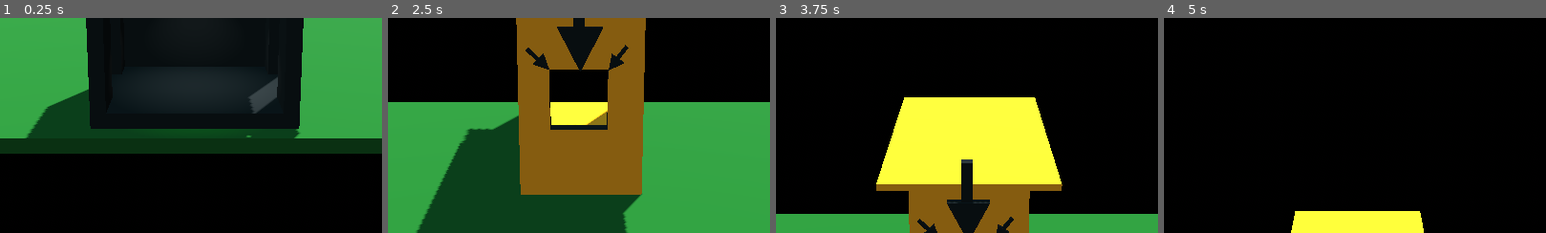
Above: before the commit, frames 1-4 (left to right).
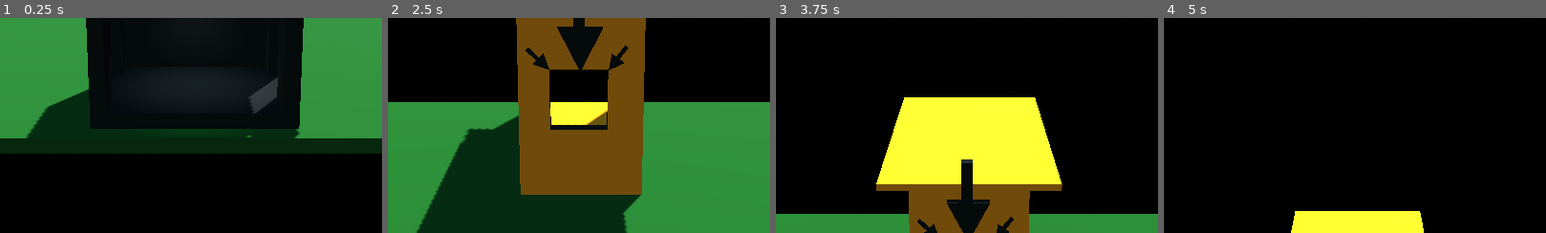
Above: after the commit, the same moments.

Repository: GriffinBaxter/Prof-Oddheart-or-How-I-Learned-to-Stop-Worrying-and-Love-the-Elevator
Game: Godot game, scene res://Scenes/main_menu.tscn
Two runs of this game, one before a commit and one after it. Both use one fixed random seed, a clock stepped at 60 frames per second and the inputs below. Sound files missing from this copy of the repository are replaced by a short silence.
Inputs:
- Up to frame 1 (0.25 s): no input
- Up to frame 2 (2.5 s): tap Enter at 0.5 s; hold W (up) from 0.53 s (still down); tap Q (drop) at 0.6, 1.35, 2.1 s
- Up to frame 3 (3.75 s): keep holding W (up); tap Q (drop) at 2.85, 3.6 s
- Up to frame 4 (5 s): keep holding W (up); tap Q (drop) at 4.35 s
The pictures show only the part of the screen within x 24-74%, y 50-100%; the shares and areas given below are measured in that part.

The runs differ from the first frame. In frame 2, 0.2% of the frame differs, in the area x 42-58%, y 42-50%; in frame 3, less than 0.1%; in frame 4, less than 0.1%.

Commit message:
Reduce number of particles

Diff:
--- a/Scenes/elevator.tscn
+++ b/Scenes/elevator.tscn
@@ -137,21 +137,24 @@
 
 [node name="FireEffect" type="GPUParticles3D" parent="OnFireStuff"]
 transform = Transform3D(1, 0, 0, 0, 1, 0, 0, 0, 1, 0, -0.827073, 0)
-amount = 15
+amount = 3
+lifetime = 1.5
 randomness = 1.0
 process_material = SubResource("ParticleProcessMaterial_jd6vs")
 draw_pass_1 = SubResource("QuadMesh_1gjip")
 
 [node name="FireEffect2" type="GPUParticles3D" parent="OnFireStuff"]
 transform = Transform3D(1, 0, 0, 0, 1, 0, 0, 0, 1, 0.89882, -0.827073, 0)
-amount = 15
+amount = 3
+lifetime = 1.5
 randomness = 1.0
 process_material = SubResource("ParticleProcessMaterial_jd6vs")
 draw_pass_1 = SubResource("QuadMesh_1gjip")
 
 [node name="FireEffect3" type="GPUParticles3D" parent="OnFireStuff"]
 transform = Transform3D(1, 0, 0, 0, 1, 0, 0, 0, 1, -0.974889, -0.827073, 0)
-amount = 15
+amount = 3
+lifetime = 1.5
 randomness = 1.0
 process_material = SubResource("ParticleProcessMaterial_jd6vs")
 draw_pass_1 = SubResource("QuadMesh_1gjip")
@@ -160,8 +163,6 @@
 
 [node name="RocketTrailEffect" type="GPUParticles3D" parent="RocketSuff"]
 transform = Transform3D(1, 0, 0, 0, 1, 0, 0, 0, 1, 0.135621, -1.66406, 0.0327559)
-visible = false
-amount = 15
 randomness = 1.0
 process_material = SubResource("ParticleProcessMaterial_7i85y")
 draw_pass_1 = SubResource("QuadMesh_1gjip")
--- a/Scenes/main.tscn
+++ b/Scenes/main.tscn
@@ -12,7 +12,7 @@
 [ext_resource type="Texture2D" uid="uid://dcxc1dav0oc7x" path="res://Images/thumbs_up.png" id="9_ynf5e"]
 
 [sub_resource type="ProceduralSkyMaterial" id="ProceduralSkyMaterial_dxppu"]
-sky_top_color = Color(0.275683, 0.481881, 0.552636, 1)
+sky_top_color = Color(0.180392, 0.333333, 0.384314, 1)
 sky_horizon_color = Color(1, 1, 1, 1)
 ground_bottom_color = Color(0, 0, 0, 1)
 ground_horizon_color = Color(1, 1, 1, 1)
--- a/Scenes/main_menu.tscn
+++ b/Scenes/main_menu.tscn
@@ -8,7 +8,7 @@
 [ext_resource type="Texture2D" uid="uid://dmby124bmub76" path="res://Images/wasd_filled_in.png" id="7_cp0ys"]
 
 [sub_resource type="ProceduralSkyMaterial" id="ProceduralSkyMaterial_06t4h"]
-sky_top_color = Color(0.27451, 0.482353, 0.552941, 1)
+sky_top_color = Color(0.178767, 0.331744, 0.383658, 1)
 sky_horizon_color = Color(1, 1, 1, 1)
 ground_bottom_color = Color(0, 0, 0, 1)
 ground_horizon_color = Color(1, 1, 1, 1)
--- a/Scripts/elevator.gd
+++ b/Scripts/elevator.gd
@@ -130,5 +130,6 @@
 		. set_ease(Tween.EASE_IN_OUT)
 	)
 	await get_tree().create_timer(4).timeout
+	rocket_stuff.hide()
 	elevator_tween.stop()
 	camera_tween.stop()
